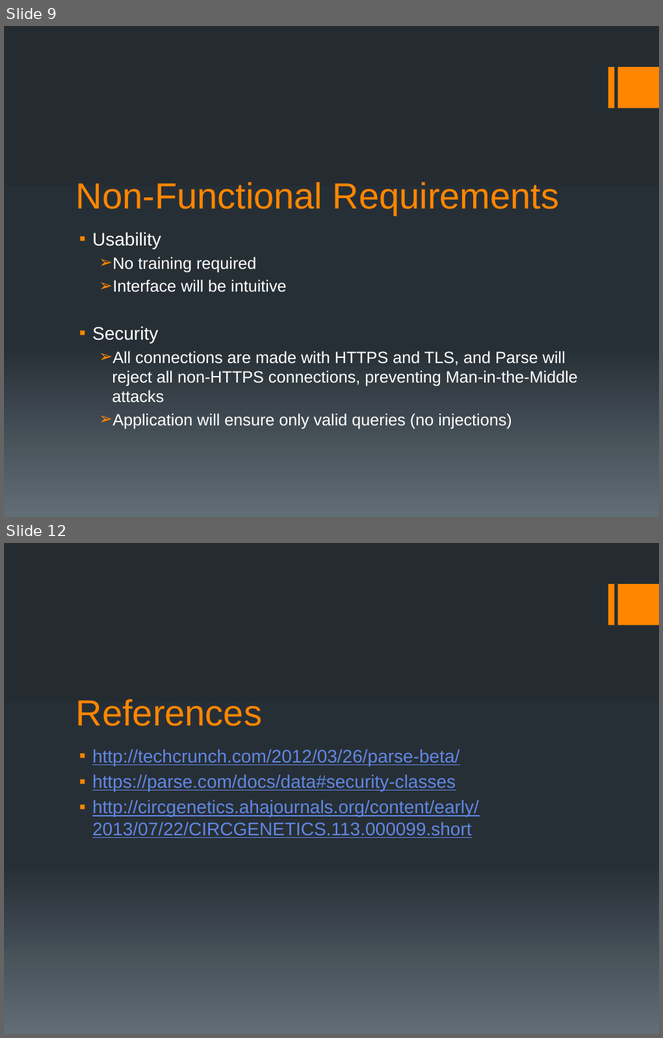
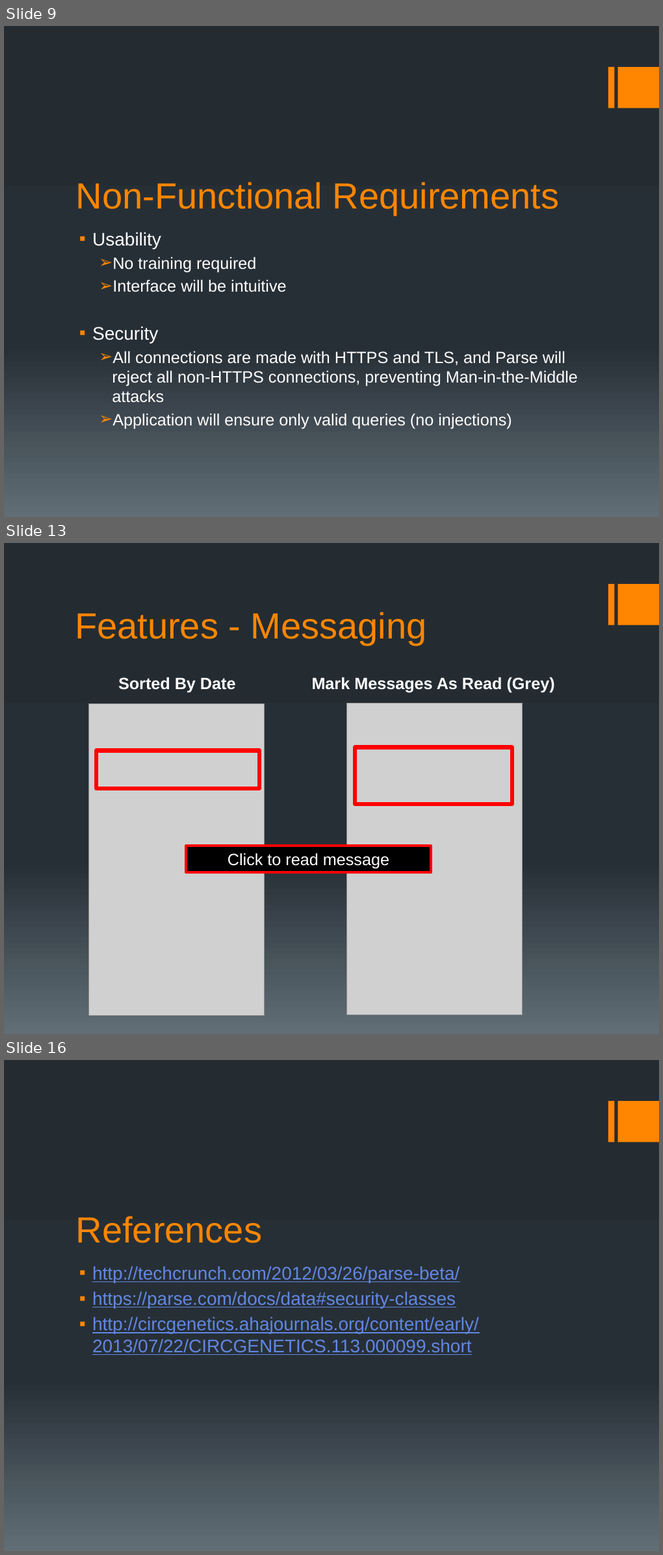
Before and after one commit to ShawnHesch/SAAPI, a slide deck: SAAPI_Walkthrough.pptx. Shown one above the other, each under a label of ours: slides 9 and 12 before the commit, slides 9, 13 and 16 after it; the slides between them are not shown. The pictures are 663x1038 and 663x1555 pixels, drawn with LibreOffice and Linux fonts; fonts in the diff are those of the drawing; grey boxes stand for pictures. Boxes give left, top, right and bottom in pixels: in the first picture for what was removed or moved away, otherwise in the second. Text is boxed around its words. In the diff, an @@ line names an element or a change of style, - is before the commit and + after.

Commit message:
messages bug

```diff
--- a/SAAPI_Walkthrough.pptx
+++ b/SAAPI_Walkthrough.pptx
@@ slide 13 added at (x1=4, y1=543, x2=659, y2=1034), background gradient #242C33 to #273037 to #636D76; not listed: 2 template elements that a slide beside it also shows @@
@@ title added at (x1=75, y1=612, x2=427, y2=645), 40 pt, text #FF8600 @@
+Features - Messaging
@@ text added at (x1=118, y1=677, x2=236, y2=693), 18 pt, text #FFFFFF, bold @@
+Sorted By Date
@@ text added at (x1=312, y1=677, x2=555, y2=693), 18 pt, text #FFFFFF, bold @@
+Mark Messages As Read (Grey)
@@ picture added at (x1=89, y1=704, x2=265, y2=1016) @@
@@ picture added at (x1=347, y1=704, x2=523, y2=1016) @@
@@ rectangle added at (x1=96, y1=751, x2=259, y2=789), outline #FF0000 4.5 pt @@
@@ rectangle added at (x1=355, y1=747, x2=512, y2=804), outline #FF0000 4.5 pt @@
@@ rectangle added at (x1=186, y1=847, x2=431, y2=873), fill #000000, outline #FF0000 3 pt, 18 pt, text #FFFFFF @@
+Click to read message
@@ what was slide 12 is now slide 16 @@
```
Also in this commit, not shown: 3 slides changed, 4 other slides added, 1 slide removed, 1 other file.
